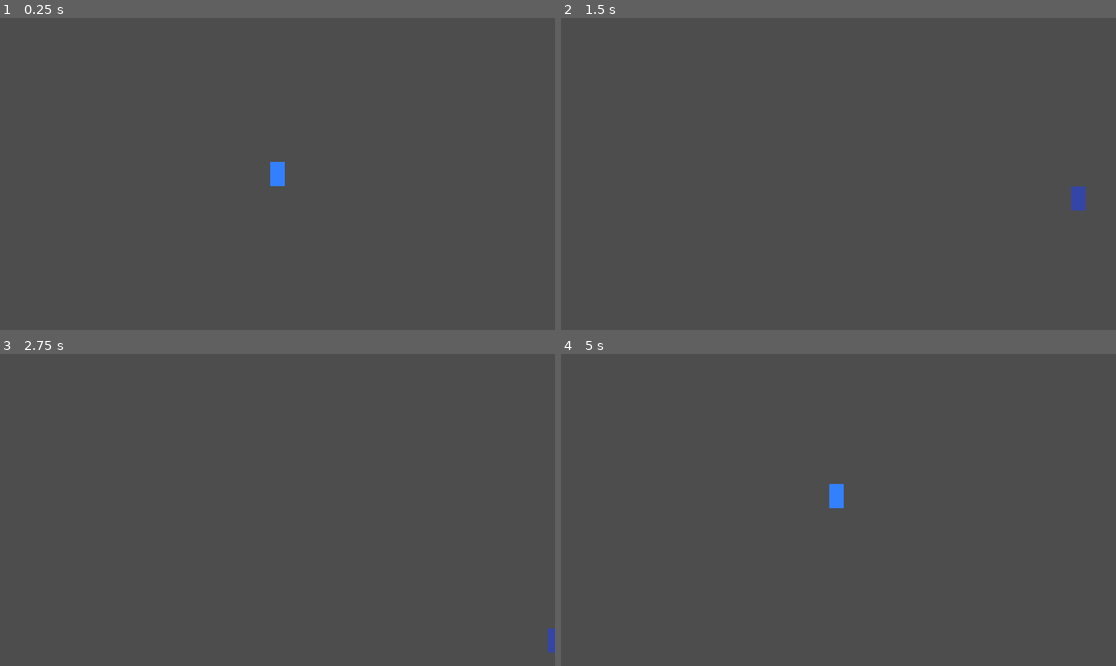
Above: before the commit, frames 1-4 (two rows, left to right).
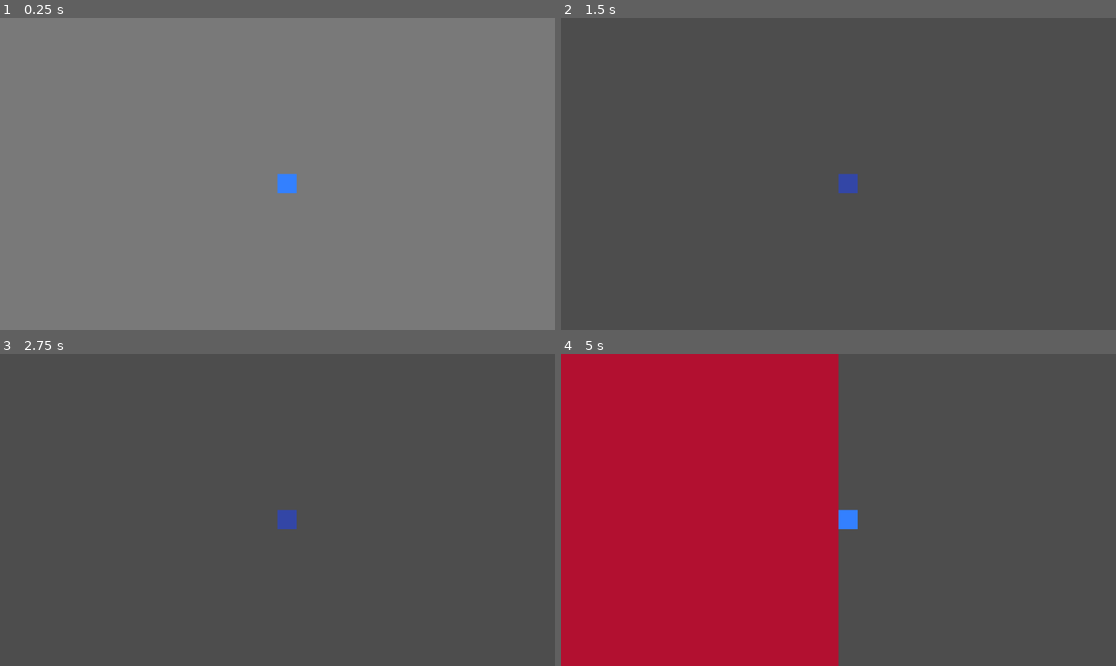
Above: after the commit, the same moments.

Repository: Michael-B-Li/game-jam
Game: Godot game, scene res://Dungeon/dungeonRoom.tscn
Two runs of this game, one before a commit and one after it. Both use one fixed random seed, a clock stepped at 60 frames per second and the inputs below. Before the commit the project starts from res://player/gun_test.tscn.
Inputs (mouse positions are in pixels of both pictures, inside the frame that each line leads up to):
- Up to frame 1 (0.25 s): no input
- Up to frame 2 (1.5 s): tap Enter at 0.5 s; move the mouse to (960, 158) at 0.52 s; hold D (move_right) 0.53-1.28 s; tap Q (glitch_1) at 0.6 s; move the mouse to (727, 189) at 1.27 s; hold S (move_down) from 1.28 s (still down); tap E (glitch_2) at 1.35 s
- Up to frame 3 (2.75 s): move the mouse to (333, 441) at 2.02 s; release S (move_down) at 2.03 s; hold D (move_right) from 2.03 s (still down); tap F (glitch_3) at 2.1 s
- Up to frame 4 (5 s): tap Space at 2.75 s; move the mouse to (810, 572) at 2.77 s; release D (move_right) at 2.78 s; hold W (move_up) 2.78-3.53 s; tap Z (glitch_4) at 2.85 s; move the mouse to (1005, 556) at 3.52 s; hold A (move_left) from 3.53 s (still down); tap X (glitch_5) at 3.6 s; move the mouse to (672, 463) at 4.27 s; tap C (glitch_6) at 4.35 s

The runs differ from the first frame. In frame 1, 100% of the frame differs, in the area x 0-100%, y 0-100%; in frame 2, 0.4%; in frame 3, 0.3%; in frame 4, 50%.

Commit message:
Basic Dungeon Working

Diff:
--- a/Dungeon/dungeon_room.gd
+++ b/Dungeon/dungeon_room.gd
@@ -7,7 +7,7 @@
 
 # --- Node References ---
 @onready var ground_layer: TileMapLayer = $TileMap/Ground
-@onready var walls_layer: TileMapLayer = $TileMap/Walls
+@onready var walls_layer: TileMapLayer = $TileMap/Wall
 @onready var player: CharacterBody2D = $Player # Make sure this matches your player type
 
 # --- Tile Atlas Coordinates ---
--- a/player/player.gd
+++ b/player/player.gd
@@ -1,4 +1,5 @@
-extends Area2D
+# We now extend CharacterBody2D for physics and collision
+extends CharacterBody2D
 
 # Preload glitch system
 const Glitch = preload("res://glitches/glitch.gd")
@@ -14,10 +15,9 @@
 func _ready() -> void:
 	screen_size = get_viewport_rect().size
 
-	# Show player for testing (comment out if using start() function)
-	show()
+	# We let the 'start()' function handle this
 	if has_node("CollisionShape2D"):
-		$CollisionShape2D.disabled = false
+		$CollisionShape2D.disabled = true
 
 	# Set up gun controller
 	gun_controller = GunController.new()
@@ -57,29 +57,33 @@
 	glitch_controller.energy_changed.connect(_on_energy_changed)
 
 
-# Called every frame. 'delta' is the elapsed time since the previous frame.
-func _process(delta):
-	var velocity = Vector2.ZERO
+# We use _physics_process for physics-based movement
+func _physics_process(delta):
+	# Get input vector
+	var input_vector = Vector2.ZERO
 	if Input.is_action_pressed("move_right"):
-		print('Player moving right')
-		velocity.x += 1
+		input_vector.x += 1
 	if Input.is_action_pressed("move_left"):
-		print('Player moving left')
-		velocity.x -= 1
+		input_vector.x -= 1
 	if Input.is_action_pressed("move_down"):
-		print('Player moving down')
-		velocity.y += 1
+		input_vector.y += 1
 	if Input.is_action_pressed("move_up"):
-		print('Player moving up')
-		velocity.y -= 1
+		input_vector.y -= 1
 
-	if velocity.length() > 0:
-		velocity = velocity.normalized() * speed
+	# Set velocity
+	if input_vector.length() > 0:
+		velocity = input_vector.normalized() * speed
 		$AnimatedSprite2D.play()
 	else:
+		velocity = Vector2.ZERO # Stop moving
 		$AnimatedSprite2D.stop()
-	position += velocity * delta
-	position = position.clamp(Vector2.ZERO, screen_size)
+
+	# This function moves the player and handles collisions automatically
+	move_and_slide()
+
+	# We remove the position.clamp() line so you can move around the map
+
+	# Animation logic
 	if velocity.x != 0:
 		$AnimatedSprite2D.animation = "walk"
 		$AnimatedSprite2D.flip_v = false
@@ -88,15 +92,23 @@
 		$AnimatedSprite2D.animation = "up"
 		$AnimatedSprite2D.flip_v = velocity.y > 0
 
-func _on_player_body_entered(_body: Node2D):
-	hide()
-	hit.emit()
-	$CollisionShape2D.set_deferred("disabled", true)
+#
+# This function was the problem! It was part of Area2D and was
+# being triggered by the walls, causing the player to hide.
+# A CharacterBody2D doesn't use this. If you want to detect
+# enemies, you'll add a *separate* Area2D as a child.
+#
+# func _on_player_body_entered(_body: Node2D):
+# 	hide()
+# 	hit.emit()
+# 	$CollisionShape2D.set_deferred("disabled", true)
 
 func start(pos):
 	position = pos
 	show()
 	$CollisionShape2D.disabled = false
+
+# --- These signal functions are all fine ---
 
 func _on_gun_switched(gun: Gun) -> void:
 	print("Switched to: ", gun.gun_name)
--- a/player/player.tscn
+++ b/player/player.tscn
@@ -15,15 +15,25 @@
 "speed": 5.0
 }]
 
-[node name="Node2D" type="Node2D"]
-position = Vector2(-1, 0)
+[sub_resource type="RectangleShape2D" id="RectangleShape2D_rkbax"]
+size = Vector2(5, 5)
 
-[node name="Player" type="Area2D" parent="."]
+[node name="Player" type="CharacterBody2D"]
+position = Vector2(576, 324)
 script = ExtResource("1_4flbx")
-metadata/_edit_group_ = true
 
-[node name="AnimatedSprite2D" type="AnimatedSprite2D" parent="Player"]
-sprite_frames = SubResource("SpriteFrames_onrkg")
+[node name="AnimatedSprite2D" type="AnimatedSprite2D" parent="."]
+sprite_frames = SubResource("SpriteFrames_oul6g")
 animation = &"up"
 
-[connection signal="body_entered" from="Player" to="Player/AnimatedSprite2D" method="_on_player_body_entered"]
+[node name="CollisionShape2D" type="CollisionShape2D" parent="."]
+position = Vector2(2.5, 2.5)
+shape = SubResource("RectangleShape2D_rkbax")
+
+[node name="VisualRect" type="ColorRect" parent="."]
+offset_right = 5.0
+offset_bottom = 5.0
+color = Color(0.2, 0.5, 1, 1)
+
+[node name="Camera2D" type="Camera2D" parent="."]
+zoom = Vector2(8, 8)
--- a/project.godot
+++ b/project.godot
@@ -11,7 +11,7 @@
 [application]
 
 config/name="accessible game"
-run/main_scene="res://player/gun_test.tscn"
+run/main_scene="uid://by0y4tk3eu8ax"
 config/features=PackedStringArray("4.5", "Forward Plus")
 config/icon="res://icon.svg"
 
Not shown: 1 places in player/player.tscn that only renumber resources
